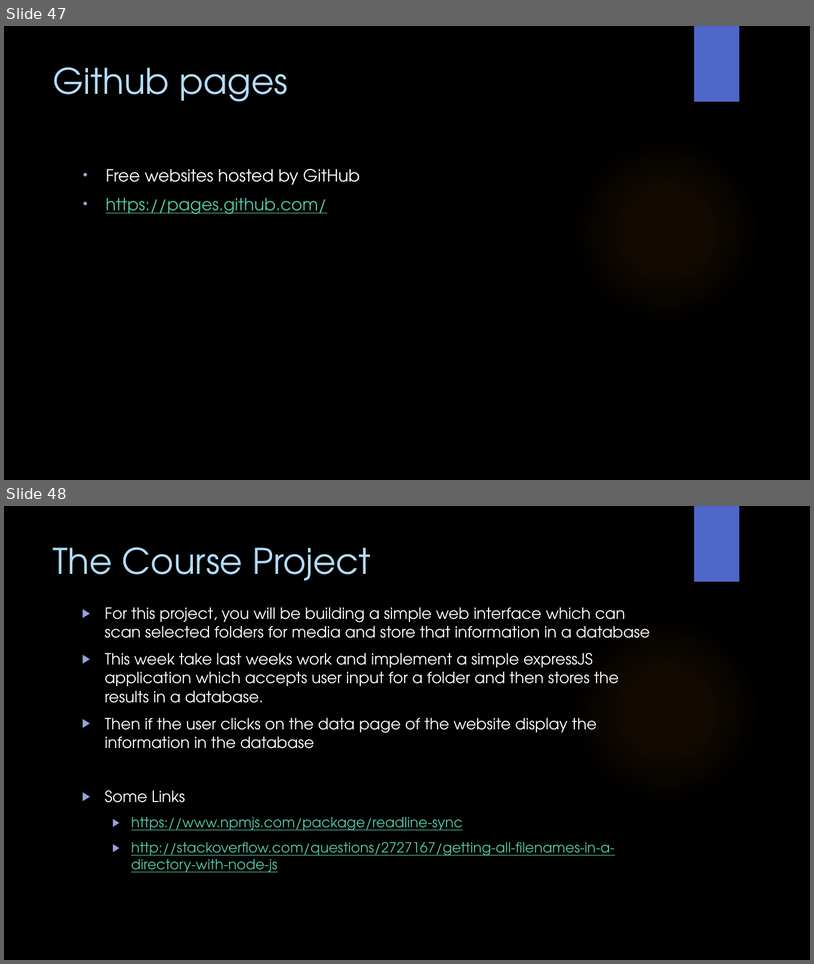
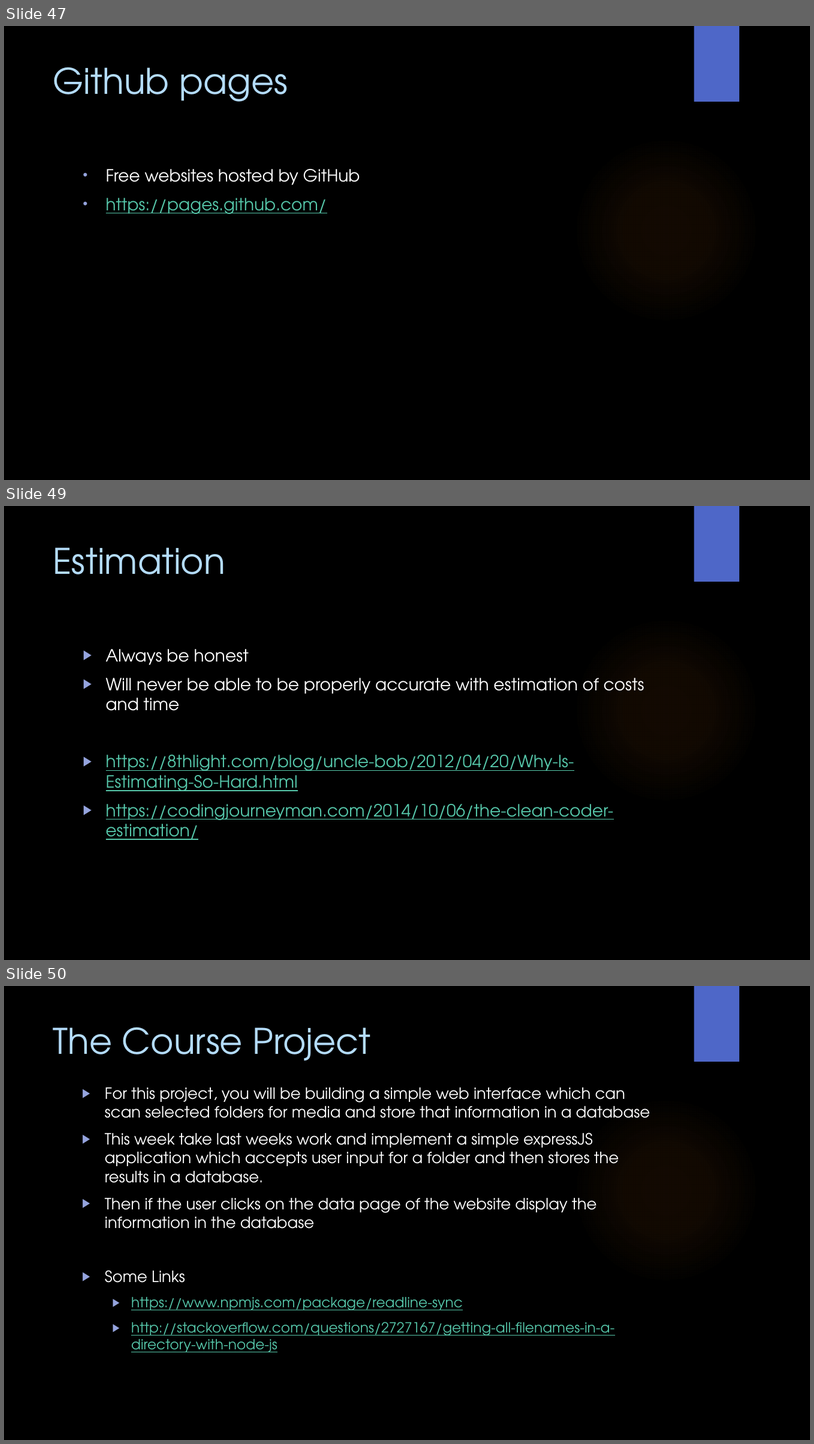
Before and after one commit to WitsSoftDev/SoftDev2016, a slide deck: Session 5/Softdev Session 5 2016.pptx. Shown one above the other, each under a label of ours: slides 47 and 48 before the commit, slides 47, 49 and 50 after it; the slides between them are not shown. The pictures are 814x964 and 814x1444 pixels, drawn with LibreOffice and Linux fonts; fonts in the diff are those of the drawing; background and template pictures are left out. Boxes give left, top, right and bottom in pixels: in the first picture for what was removed or moved away, otherwise in the second. Text is boxed around its words. In the diff, an @@ line names an element or a change of style, - is before the commit and + after.

```diff
--- a/Session 5/Softdev Session 5 2016.pptx
+++ b/Session 5/Softdev Session 5 2016.pptx
@@ slide 49 added at <box>4,506,810,960</box>, background picture (left out); not listed: 2 template elements that a slide beside it also shows @@
@@ title added at <box>53,547,225,574</box>, 42 pt, text #B4DCFA @@
+Estimation
@@ text added at <box>106,649,645,840</box>, 20 pt, text #56C7AA, underline @@
+▶ Always be honest
+▶ Will never be able to be properly accurate with estimation of costs and time
+▶ https://8thlight.com/blog/uncle-bob/2012/04/20/Why-Is-Estimating-So-Hard.html
+▶ https://codingjourneyman.com/2014/10/06/the-clean-coder-estimation/
@@ what was slide 48 is now slide 50 @@
```
Also in this commit, not shown: 9 slides changed, 4 other slides added, 2 slides removed.
